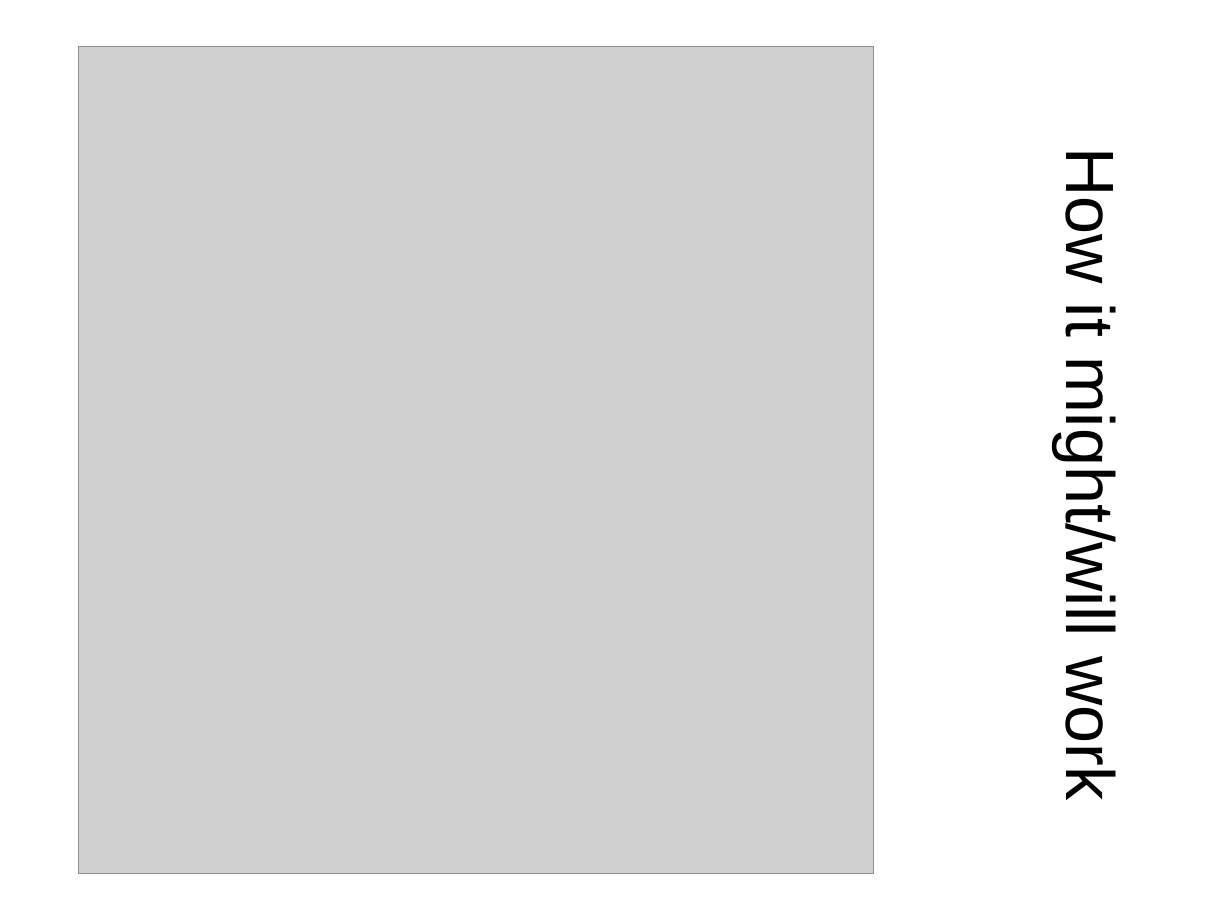
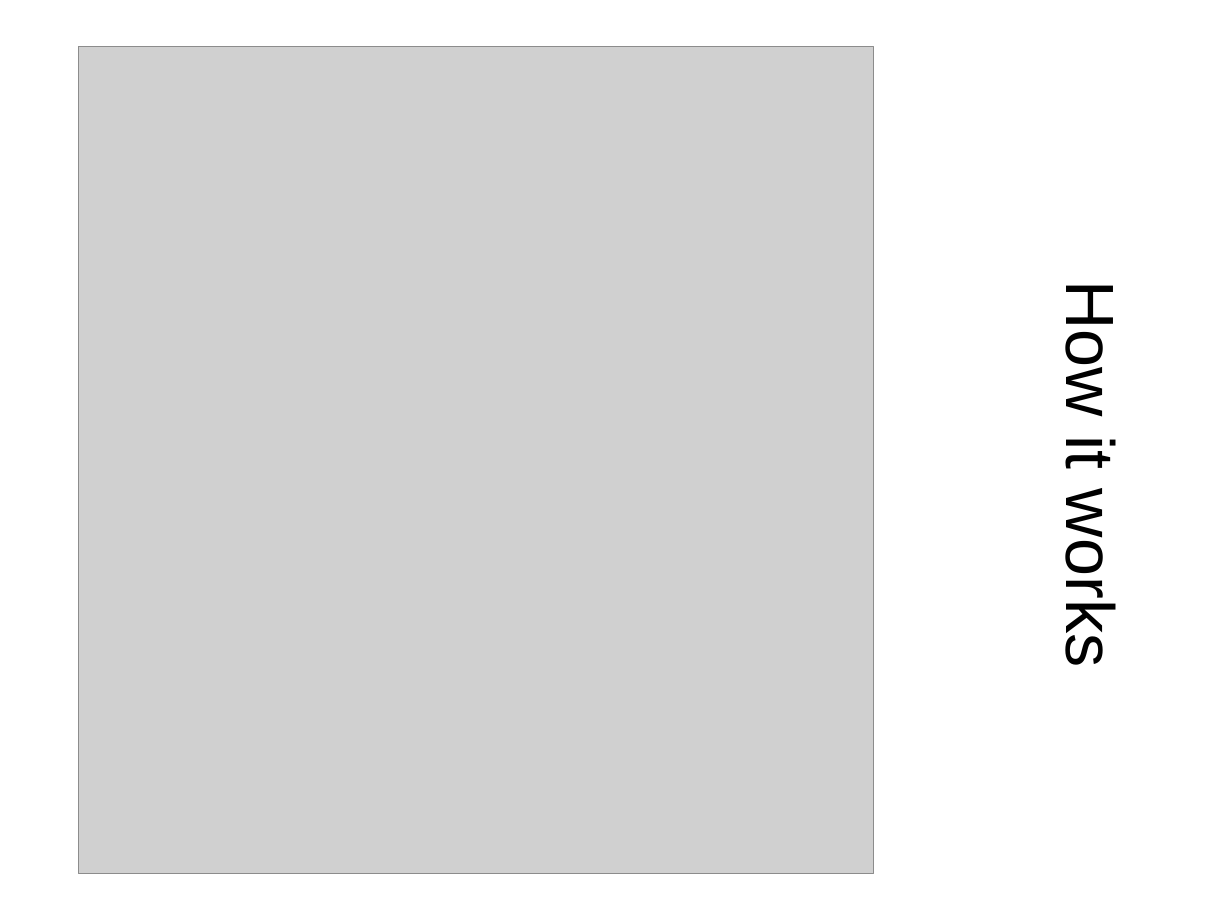
Before and after one commit to pavesini/pista, a slide deck: slide 4 of docs/pista.odp (slide 5 before the commit). Drawn at 1232x924 pixels with LibreOffice and Linux fonts; fonts in the diff are those of the drawing; grey boxes stand for pictures. Boxes give left, top, right and bottom in pixels: in the first picture for what was removed or moved away, otherwise in the second. Text is boxed around its words. In the diff, an @@ line names an element or a change of style, - is before the commit and + after.

```diff
--- a/docs/pista.odp
+++ b/docs/pista.odp
@@ title at [1052, 293, 1128, 662]: text changed @@
-How it might/will work
+How it works
```
Also in this commit, not shown: 1 other slide changed, 1 slide removed, 1 other file.
